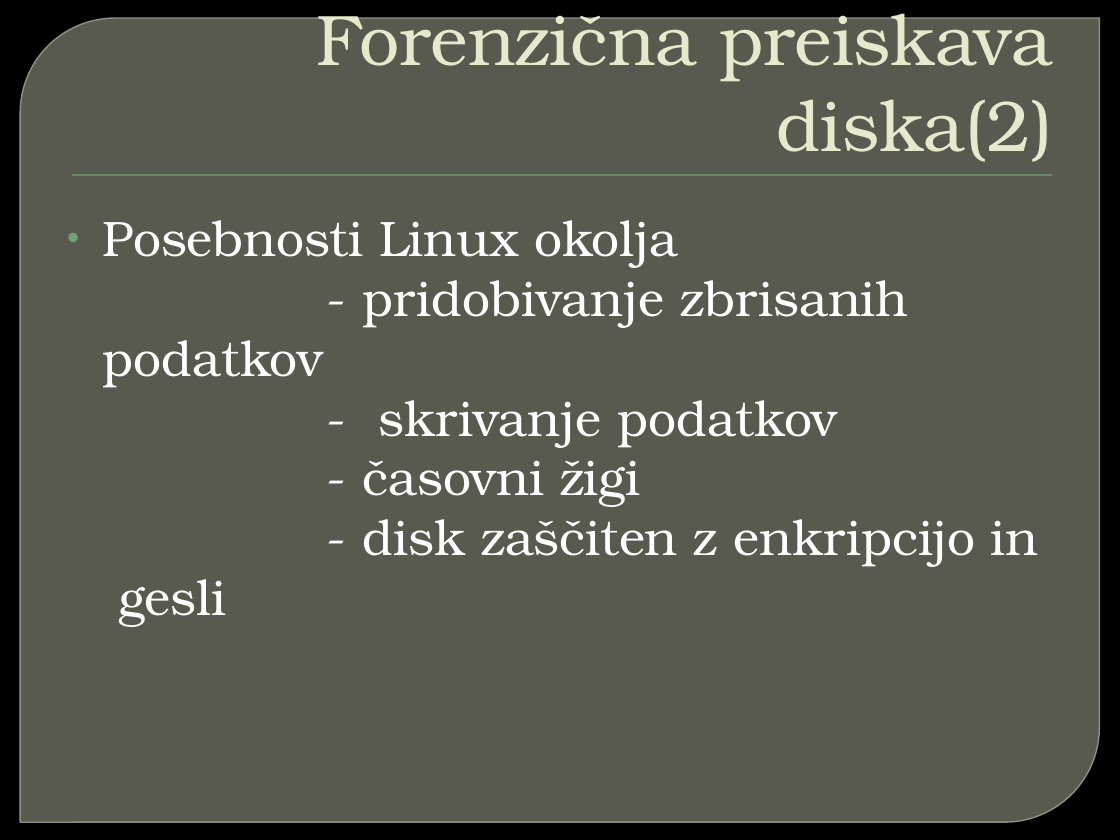
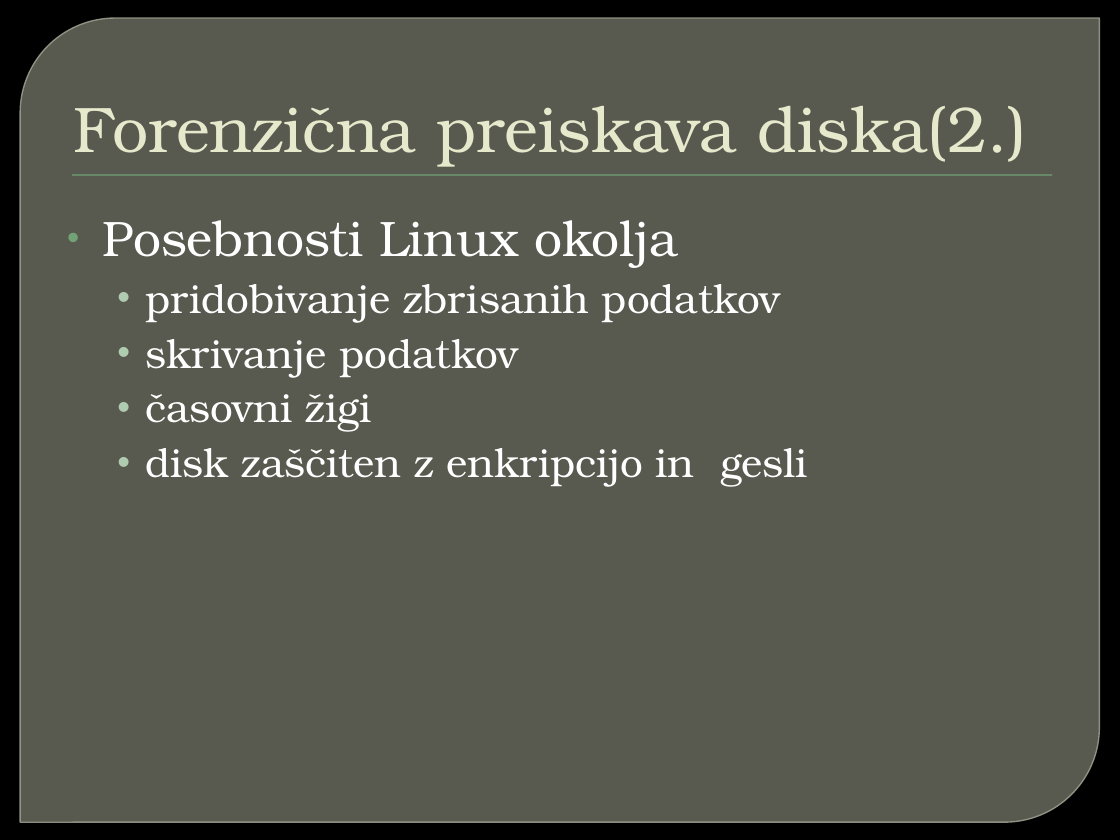
Before and after one commit to primus11/Digital-forensics, a slide deck: slide 5 of Forenzicna_analiza_OS_Linux.pptx (slide 10 before the commit). Drawn at 1120x840 pixels with LibreOffice and Linux fonts; fonts in the diff are those of the drawing; background and template pictures are left out. Boxes give left, top, right and bottom in pixels: in the first picture for what was removed or moved away, otherwise in the second. Text is boxed around its words. In the diff, an @@ line names an element or a change of style, - is before the commit and + after.

```diff
--- a/Forenzicna_analiza_OS_Linux.pptx
+++ b/Forenzicna_analiza_OS_Linux.pptx
@@ title at (x1=74, y1=106, x2=1027, y2=167): text changed; size 46 to 41.4 pt @@
-Forenzična preiskava diska(2)
+Forenzična preiskava diska(2.)
@@ text at (x1=145, y1=284, x2=808, y2=487): text changed; size 32 to 26 pt @@
-- pridobivanje zbrisanih podatkov
-- skrivanje podatkov
-- časovni žigi
-- disk zaščiten z enkripcijo in gesli
+  • pridobivanje zbrisanih podatkov
+  • skrivanje podatkov
+  • časovni žigi
+  • disk zaščiten z enkripcijo in gesli
```
Also in this commit, not shown: 15 other slides changed, 6 slides added, 1 other file.
